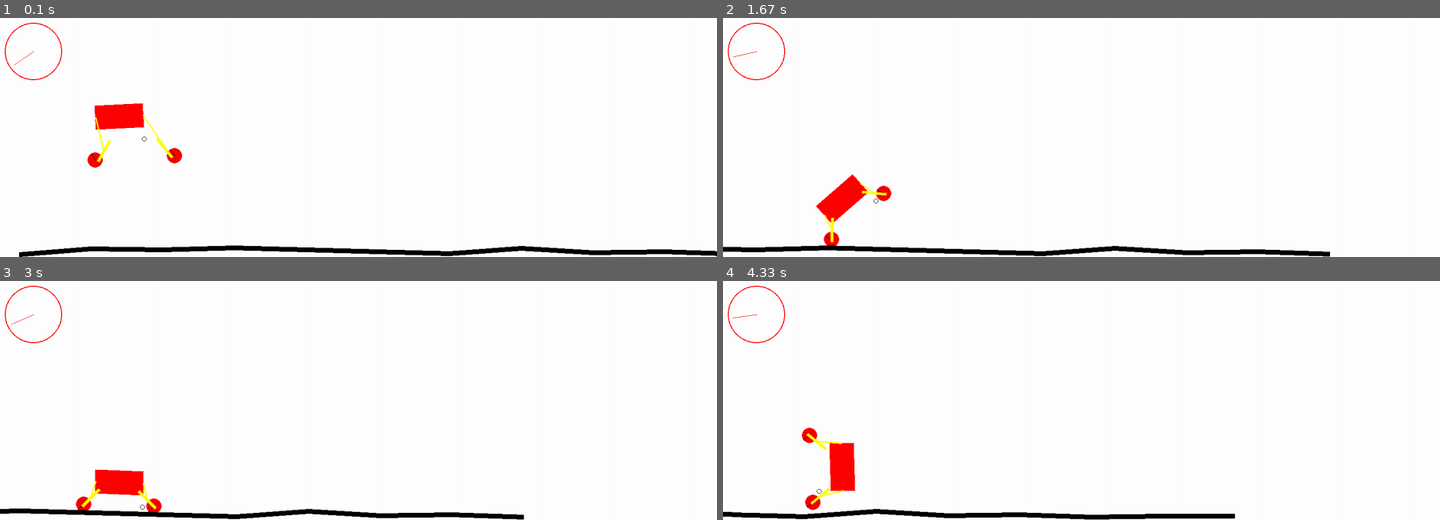
Above: before the commit, frames 1-4 (two rows, left to right).
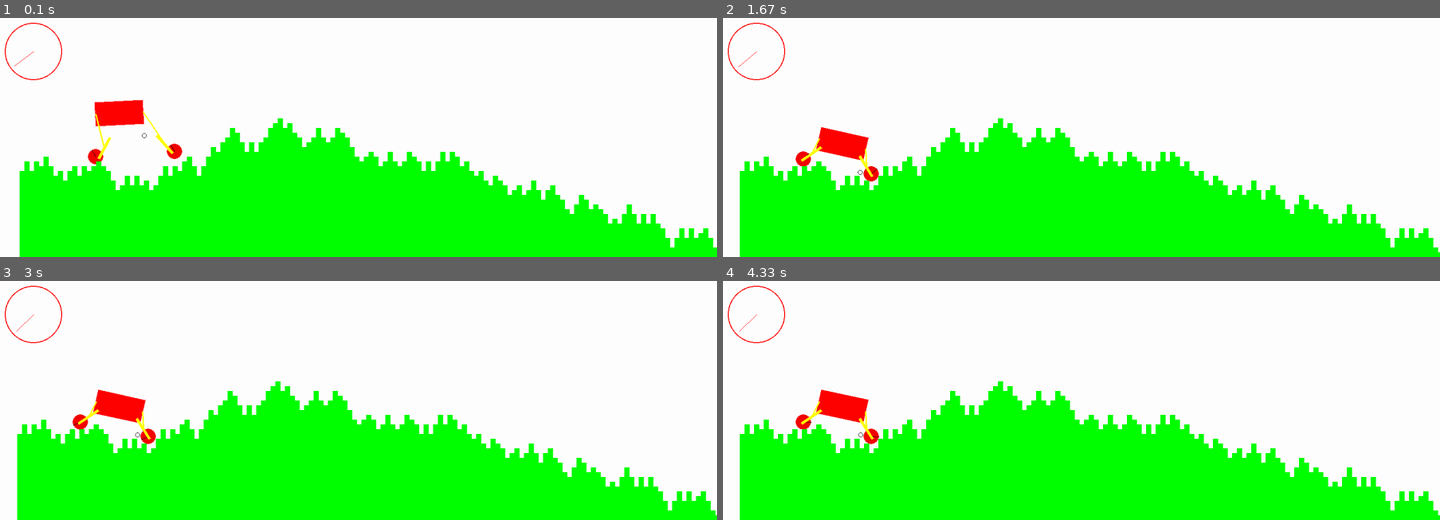
Above: after the commit, the same moments.

Repository: semboko/pygame-sandbox
Game: pygame game, started from main.py
Same seed, same stepped clock (60 frames per second), same inputs: the game is played once before the commit and once after it.
Inputs (mouse positions are in pixels of both pictures, inside the frame that each line leads up to):
- Up to frame 1 (0.1 s): no input
- Up to frame 2 (1.67 s): hold D 0.33-0.8 s; move the mouse to (1052, 147) at 0.37 s; hold D 0.83-1.3 s; hold A from 1.33 s (still down)
- Up to frame 3 (3 s): release A at 1.87 s; hold A 1.9-2.3 s; hold D 2.33-2.97 s
- Up to frame 4 (4.33 s): tap Space at 3, 3.4, 3.7, 3.9, 4.2 s; hold A 3.33-3.8 s; hold D 3.83-4.3 s

The runs differ from the first frame. In frame 1, 34% of the frame differs, in the area x 1-100%, y 14-100%; in frame 2, 35%; in frame 3, 35%, in the area x 0-100%, y 14-100%; in frame 4, 35%.

Commit message:
Added terrain bricks

Diff:
--- a/scenes/carscene.py
+++ b/scenes/carscene.py
@@ -12,7 +12,7 @@
     def reset_scene(self):
         super().reset_scene()
         self.car = Car(250, 250, 100, 50, self.space)
-        self.floor = Terrain(0, self.display.get_width(), 5, 20, 10, self.space)
+        self.floor = Terrain(0, self.display.get_width(), 200, 400, 10, "2424", self.space)
         self.speedometer = Speedometer(70, 70, 0, 3000)
         self.objects.extend((self.car, self.floor, self.speedometer))
 
--- a/scenes/components/terrain.py
+++ b/scenes/components/terrain.py
@@ -1,4 +1,4 @@
-from random import randint
+import random
 from typing import Tuple
 
 import pymunk
@@ -6,19 +6,47 @@
 from scenes.components.segment import Segment
 from pymunk import Space, Body
 from pygame.surface import Surface
+from scenes.components.rect import Rect
+
+
+class TerrainBlock(Rect):
+
+    width: int = 10
+    height: int = 10
+
+    def __init__(self, x: int, y: int, space: Space) -> None:
+        super().__init__(x, y, self.width, self.height, space, (0, 255, 0))
+        self.body.body_type = Body.STATIC
 
 
 class Terrain:
-    def __init__(self, x_min: int, x_max: int, y_min: int, y_max: int, steps: int, space: Space):
+    def __init__(self, x_min: int, x_max: int, y_min: int, y_max: int, steps: int, seed: str, space: Space):
         self.space = space
-        self.segments = []
+        # self.segments = []
+        self.bricks = []
         self.x_max, self.x_min, self.y_max, self.y_min = x_max, x_min, y_max, y_min
+        self.abs_min_y = self.y_min - 500
+        random.seed(seed)
 
-        self.seg_width = (x_max - x_min)//steps
-        for x in range(x_min, x_max, self.seg_width):
-            p1 = self.segments[-1].shape.b if self.segments else (x, randint(y_min, y_max))
-            p2 = (p1[0] + self.seg_width, randint(y_min, y_max))
-            self.segments.append(self.create_segment(p1, p2))
+        y_top = y_min
+        for x_start in range(self.x_min, self.x_max, TerrainBlock.width):
+            x = x_start + TerrainBlock.width//2
+            noise = random.random()
+            if noise > .5 and y_top < y_max:
+                y_top = y_top + random.randint(1, 2) * TerrainBlock.height
+            elif noise < .5 and y_top > self.abs_min_y:
+                y_top = y_top - random.randint(1, 2) * TerrainBlock.height
+
+            for y_start in range(y_top, self.abs_min_y, -TerrainBlock.height):
+                y = y_start - TerrainBlock.height//2
+                brick = TerrainBlock(x, y, space)
+                self.bricks.append(brick)
+
+        # self.seg_width = (x_max - x_min)//steps
+        # for x in range(x_min, x_max, self.seg_width):
+        #     p1 = self.segments[-1].shape.b if self.segments else (x, random.randint(y_min, y_max))
+        #     p2 = (p1[0] + self.seg_width, random.randint(y_min, y_max))
+        #     self.segments.append(self.create_segment(p1, p2))
 
     def create_segment(self, p1: Tuple[int, int], p2: Tuple[int, int]) -> Segment:
         s = Segment(p1, p2, 1, self.space, btype=Body.STATIC)
@@ -26,22 +54,23 @@
         return s
 
     def update(self, x_shift: float) -> None:
-        left_x = self.segments[0].shape.a[0]
-        right_x = self.segments[-1].shape.b[0]
-        shift_x = x_shift
-        if shift_x + 50 < left_x:
-            b = self.segments[0].shape.a
-            a = pymunk.Vec2d(b.x - self.seg_width, randint(self.y_min, self.y_max))
-            self.segments.insert(0, self.create_segment(a, b))
-            self.space.remove(self.segments[-1].body, self.segments[-1].shape)
-            del (self.segments[-1])
-        if shift_x > right_x - 1000:
-            a = self.segments[-1].shape.b
-            b = pymunk.Vec2d(a.x + self.seg_width, randint(self.y_min, self.y_max))
-            self.segments.append(self.create_segment(a, b))
-            self.space.remove(self.segments[0].body, self.segments[0].shape)
-            del (self.segments[0])
+        # left_x = self.segments[0].shape.a[0]
+        # right_x = self.segments[-1].shape.b[0]
+        # shift_x = x_shift
+        # if shift_x + 50 < left_x:
+        #     b = self.segments[0].shape.a
+        #     a = pymunk.Vec2d(b.x - self.seg_width, random.randint(self.y_min, self.y_max))
+        #     self.segments.insert(0, self.create_segment(a, b))
+        #     self.space.remove(self.segments[-1].body, self.segments[-1].shape)
+        #     del (self.segments[-1])
+        # if shift_x > right_x - 1000:
+        #     a = self.segments[-1].shape.b
+        #     b = pymunk.Vec2d(a.x + self.seg_width, random.randint(self.y_min, self.y_max))
+        #     self.segments.append(self.create_segment(a, b))
+        #     self.space.remove(self.segments[0].body, self.segments[0].shape)
+        #     del (self.segments[0])
+        pass
 
     def render(self, display: Surface, camera_shift: pymunk.Vec2d) -> None:
-        for s in self.segments:
+        for s in self.bricks:
             s.render(display, camera_shift)
